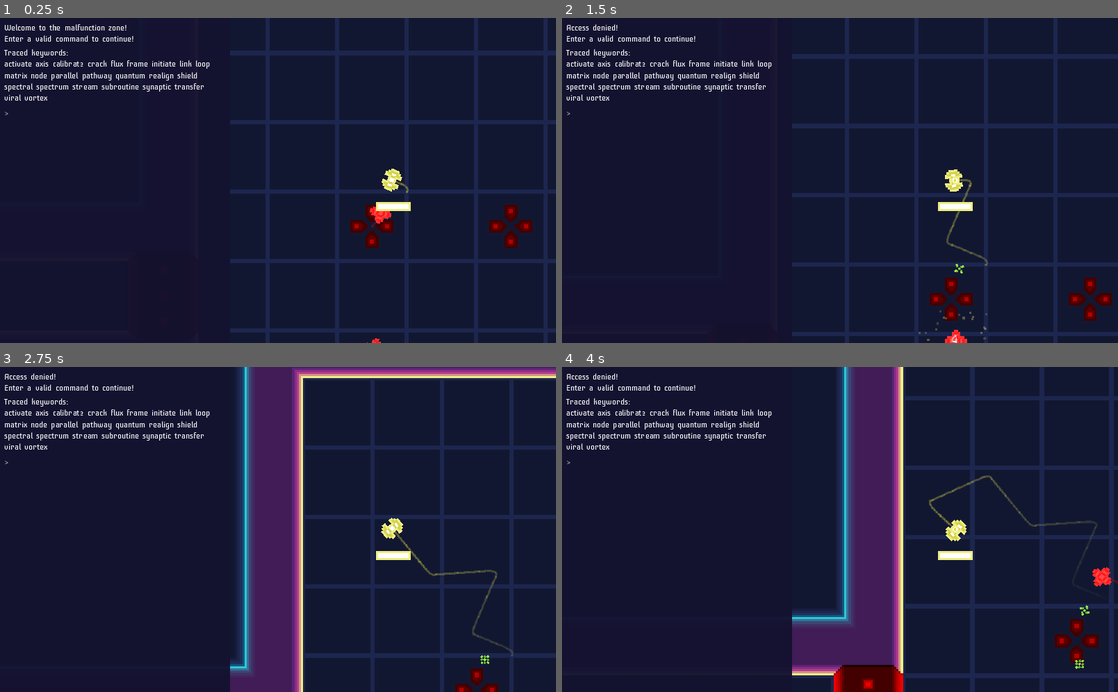
Above: before the commit, frames 1-4 (two rows, left to right).
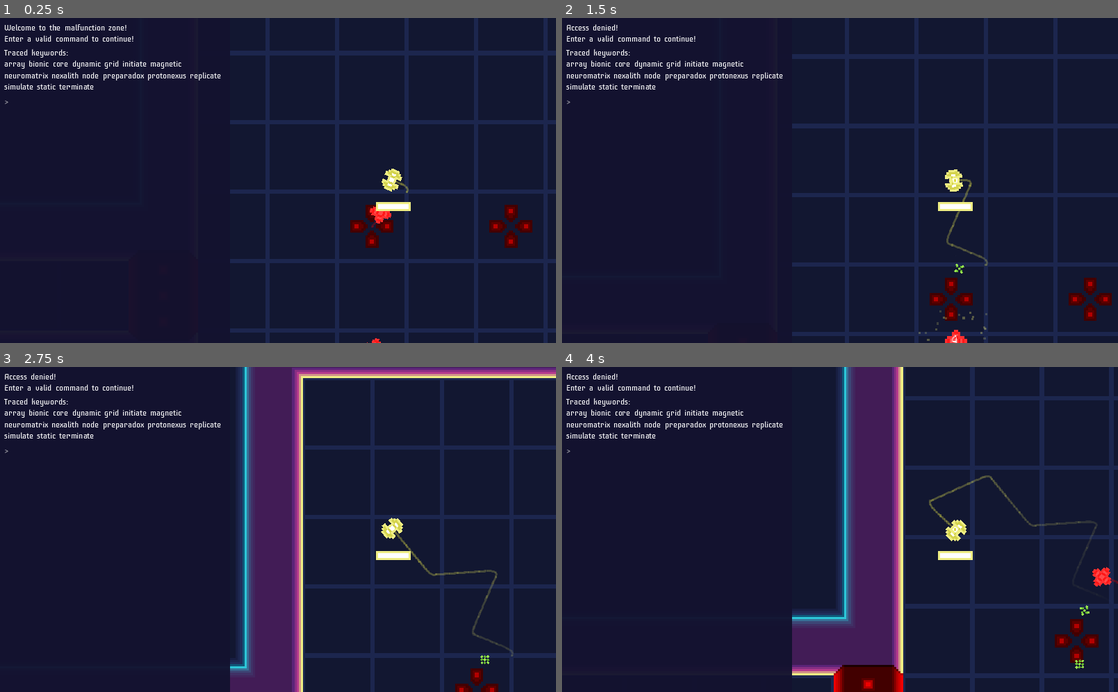
Above: after the commit, the same moments.

Repository: kosinaz/loop-breakerz
Game: Godot game, scene res://map.tscn
Two runs of this game, one before a commit and one after it. Both use one fixed random seed, a clock stepped at 60 frames per second and the inputs below.
Inputs (mouse positions are in pixels of both pictures, inside the frame that each line leads up to):
- Up to frame 1 (0.25 s): no input
- Up to frame 2 (1.5 s): tap Enter at 0.5 s; move the mouse to (962, 164) at 0.52 s; tap 0 at 0.6, 1.35 s; move the mouse to (728, 196) at 1.27 s
- Up to frame 3 (2.75 s): move the mouse to (333, 458) at 2.02 s; tap 0 at 2.1 s
- Up to frame 4 (4 s): move the mouse to (812, 594) at 2.77 s; tap 0 at 2.85, 3.6 s; move the mouse to (1006, 578) at 3.52 s

The runs differ from the first frame. In frame 1, 1.1% of the frame differs, in the area x 0-40%, y 13-30%; in frame 2, 1.1%; in frame 3, 1.1%; in frame 4, 1.1%.

Commit message:
refine commands

Diff:
--- a/Loop Breakerz/breaker-panel.gd
+++ b/Loop Breakerz/breaker-panel.gd
@@ -1,12 +1,12 @@
 extends CanvasLayer
 
 var access_commands = [
-	["amplify", "calibrate", "realign", "transfer", "activate", "trigger", "initiate", "unseal", "locate", "engage", "elevate", "decrypt", "access", "disrupt", "crack"],
-	["sigma", "synthetic", "hyperion", "echo", "viral", "cascade", "parallel", "grid", "vortex", "quantum", "axis", "synaptic"],
-	["drive", "flux", "paradox", "circuit", "matrix", "frame", "axon", "subroutine", "node", "spectral", "synch", "fusion", "feedback"],
-	["essence", "pulse", "bind", "spectrum", "pathway", "stream", "loop", "field", "shield", "link"]
+	["activate", "initiate", "calibrate", "elevate", "replicate", "generate", "terminate", "validate", "coordinate", "simulate"],
+	["cybernetic", "telemetric", "magnetic", "synthetic", "electric", "dynamic", "static", "kinetic", "bionic", "cryogenic"],
+	["xenovector", "nexalith", "exodrive", "vortexium", "xylotron", "quantaflux", "axionet", "neuromatrix", "protonexus", "preparadox"],
+	["module", "field", "link", "core", "hub", "network", "node", "unit", "grid", "array"]
 ]
-var maintenance_commands = ["deploy", "queued", "entity", "at", "unlock", "zone", "gateway"]
+var maintenance_commands = ["deploy", "entity", "unlock", "gateway"]
 var coords = ["alpha", "beta", "gamma", "delta", "epsilon", "zeta", "eta", "theta", "iota", "kappa", "lambda", "mu", "nu", "xi", "omicron", "pi", "rho", "sigma", "tau", "upsilon", "phi", "chi", "psi", "omega"]
 var responses = [
 	"Welcome to the UPGRADE zone!\nEnter a valid command to continue!",
@@ -50,8 +50,6 @@
 	generate()
 
 func generate():
-	for zone in zones:
-		print("door: ", zone.door.room_position)
 	keywords = []
 	keywords_revealed = []
 	revealed = -1
@@ -61,7 +59,7 @@
 	if state == STATES.WELCOME:
 		for i in access_commands.size():
 			access_commands[i].shuffle()
-			keywords += access_commands[i].slice(0, 5)
+			keywords += access_commands[i].slice(0, 3)
 			access_command += access_commands[i][0] + " "
 	if state == STATES.GRANTED:
 		keywords += maintenance_commands
@@ -79,9 +77,7 @@
 			keywords.append(coords[factory.room_position.x])
 		if factory and not keywords.has(str(factory.room_position.y)):
 			keywords.append(str(factory.room_position.y))
-
 	access_command = access_command.rstrip(" ")
-	print(access_command)
 	keywords.sort()
 	keywords_revealed = keywords.duplicate()
 	keywords_revealed.fill(0)
@@ -117,12 +113,12 @@
 		return
 	var command = command_label.text.rstrip(" ")
 	var words = command.split(" ")
-	if words.size() != 6:
+	if words.size() != 4:
 		state = STATES.INVALID
 		command_label.text = ""
 		return
-	if command.begins_with("deploy queued entity at"):
-		var pos = Vector2(coords.find(words[4]), int(words[5]))
+	if command.begins_with("deploy entity"):
+		var pos = Vector2(coords.find(words[2]), int(words[3]))
 		if factory == pos:
 			state = STATES.DEPLOYED
 			command_label.text = ""
@@ -133,14 +129,14 @@
 			command_label.text = ""
 			response_label.text = responses[state]
 			return
-	if command.begins_with("unlock zone gateway at"):
-		var pos = Vector2(coords.find(words[4]), int(words[5]))
+	if command.begins_with("unlock gateway"):
+		var pos = Vector2(coords.find(words[2]), int(words[3]))
 		for zone in zones:
 			if zone.door.room_position == pos:
 				zone.door.unlock()
 				state = STATES.UNLOCKED
 				command_label.text = ""
-				response_label.text = responses[state].replace("UPGRADE", zone.upgrade).replace("POSITION", words[4] + words[5])
+				response_label.text = responses[state].replace("UPGRADE", zone.upgrade).replace("POSITION", words[2] + " " + words[3])
 				return
 	state = STATES.INVALID
 	command_label.text = ""
@@ -155,16 +151,15 @@
 				command_label.text += " "
 			break
 
-
 func reveal_next():
 	if not (state == STATES.WELCOME or state == STATES.DENIED):
 		if guesses_container.get_child_count() == 0:
 			var guess = command_label.duplicate()
-			guess.bbcode_text = "[color=#00ff00]deploy queued entity at[/color] [color=red][s]bravo 99[/s][/color] "
+			guess.bbcode_text = "[color=#00ff00]deploy entity[/color] [color=red][s]bravo 99[/s][/color] "
 			guesses_container.add_child(guess)
 		elif guesses_container.get_child_count() == 1:
 			var guess = command_label.duplicate()
-			guess.bbcode_text = "[color=#00ff00]unlock zone gateway at[/color] [color=red][s]bravo 99[/s][/color] "
+			guess.bbcode_text = "[color=#00ff00]unlock gateway[/color] [color=red][s]bravo 99[/s][/color] "
 			guesses_container.add_child(guess)
 		return
 	if guesses_container.get_child_count() <= revealed + 1:
@@ -177,20 +172,23 @@
 	for i in range(words.size()):
 		if expected_words[i] == words[i]:
 			revealed_text += "[color=#00ff00]" + words[i] + "[/color] "
-			keywords_revealed[keywords.find(words[i])] = 2
+			keywords_revealed[keywords.find(words[i])] = 3
 			continue
 		if expected_words.has(words[i]):
 			revealed_text += "[color=yellow][u]" + words[i] + "[/u][/color] "
-			keywords_revealed[keywords.find(words[i])] = max(keywords_revealed[keywords.find(words[i])], 1)
+			keywords_revealed[keywords.find(words[i])] = max(keywords_revealed[keywords.find(words[i])], 2)
 			continue
 		revealed_text += "[color=red][s]" + words[i] + "[/s][/color] "
+		keywords_revealed[keywords.find(words[i])] = 1
 	guess.bbcode_text = revealed_text
 	var revealed_words = ""
 	for i in range(keywords.size()):
 		if keywords_revealed[i] == 0:
 			revealed_words += keywords[i] + " "
 		if keywords_revealed[i] == 1:
+			revealed_words += "[color=red][s]" + keywords[i] + "[/s][/color] "
+		if keywords_revealed[i] == 2:
 			revealed_words += "[color=yellow][u]" + keywords[i] + "[/u][/color] "
-		if keywords_revealed[i] == 2:
+		if keywords_revealed[i] == 3:
 			revealed_words += "[color=#00ff00]" + keywords[i] + "[/color] "
 	keywords_label.bbcode_text = "Traced keywords:\n" + revealed_words
